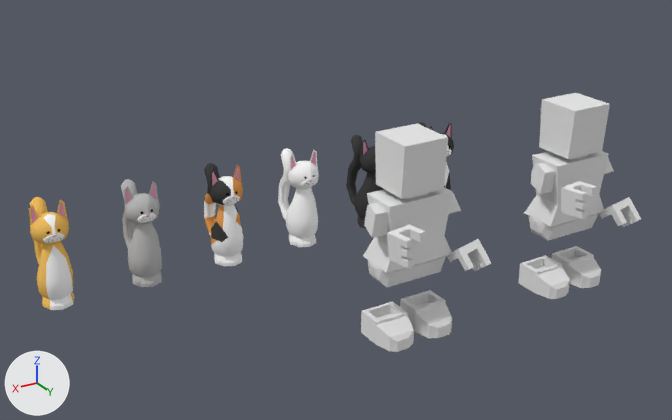
Two versions of the Blender file crops/tools/tools.blend, one commit apart.
Before and after are seen from a camera (50 mm lens) standing at (7.99, 7.52, 4.44) and looking at (2.37, -1.83, -0.24). The lights are fixed; the arrows at lower left show +X, +Y and +Z. The first picture is the older version.

Names of what the first picture shows: 'WateringCat_Black', 'WateringCat_Calico', 'WateringCat_Gray', 'WateringCat_Orange', 'WateringCat_White', 'player_base_Mesh.000', 'player_base_Mesh.042' and 1 more.
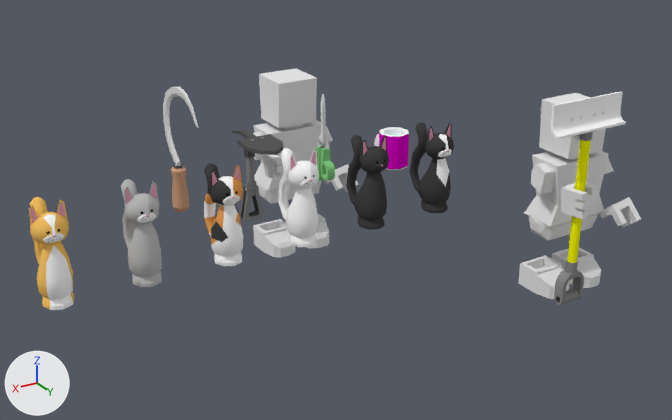
Commit message: Update blend files for tools (cosmetics update content)

Edits to the bpy script that builds the scene:
```text
Change ob_player_base_mesh_000:
    ob_player_base_mesh_000.location: (2.0, 0.0, 0.0) -> (2.0, -3.0, 0.0)
Add ob_coffee1:
    ob_coffee1 = bpy.data.objects.new('coffee1', me_coffee1)  # 136 vertices, 56 faces; spans x -0.293..0.135, y 0.004..0.539, z -0.189..0.311; in mat_base_cup (its picture is missing), mat_white (white #ffffff), mat_skyblue (pale blue #d8f8ff)
    ob_coffee1.location = (1.0, -3.0, 0.0)
Add ob_scissors:
    ob_scissors = bpy.data.objects.new('scissors', me_cube_001)  # 198 vertices, 162 faces; spans x -0.11..0.01, y -0.214..0.216, z -0.6..0.67; in mat_blank (green #87d384), mat_gray75 (light grey #e1e1e1), mat_gray25 (grey #898989), mat_gray50 (grey #bcbcbc); modifiers EDGE_SPLIT
    ob_scissors.location = (2.05, -2.79, 0.34)
Add ob_cube:
    ob_cube = bpy.data.objects.new('Cube', me_cube_022)  # 294 vertices, 239 faces; spans x -0.24..0.24, y -0.416..0.78, z -0.65..0.558; in mat_gray75 (light grey #e1e1e1), mat_gray25 (grey #898989), mat_gray10 (dark grey #595959), mat_black (black #000000); modifiers EDGE_SPLIT
    ob_cube.location = (3.0, -3.0, 0.0)
Add ob_sovietsickle:
    ob_sovietsickle = bpy.data.objects.new('sovietsickle', me_cube_023)  # 167 vertices, 150 faces; spans x -0.11..0.11, y -0.34..0.73, z -0.31..1.37; in mat_gray75 (light grey #e1e1e1), mat_brown (brown #cf9f7e), mat_gray10 (dark grey #595959); modifiers EDGE_SPLIT
    ob_sovietsickle.location = (4.0, -3.0, 0.0)
Add ob_cylinder:
    ob_cylinder = bpy.data.objects.new('Cylinder', me_cylinder_003)  # 264 vertices, 201 faces; spans x -0.55..0.55, y -0.09..0.09, z -1.37..1.32; in mat_yellow (yellow #ffff00), mat_white (white #ffffff), mat_gray75 (light grey #e1e1e1), mat_gray25 (grey #898989), mat_gray10 (dark grey #595959); modifiers EDGE_SPLIT
    ob_cylinder.location = (0.0, 0.0, 0.0)
```

Changed parts and their boxes [x1, y1, x2, y2] in the pictures (672 x 420 px):
'player_base_Mesh.000', moved
    before: [361, 124, 491, 352]
    after: [253, 69, 358, 258]
'Cylinder', added
    after: [551, 91, 626, 305]
    faces in mat_white (white #ffffff): [551, 91, 626, 139]
    faces in mat_yellow (yellow #ffff00): [567, 139, 591, 263]
    faces in mat_gray25 (grey #898989): [554, 131, 595, 305]
'Cube', added
    after: [232, 130, 283, 221]
    faces in mat_gray10 (dark grey #595959): [232, 130, 283, 218]
    faces in mat_gray25 (grey #898989): [240, 137, 264, 221]
'sovietsickle', added
    after: [163, 87, 198, 212]
    faces in mat_gray75 (light grey #e1e1e1): [163, 87, 198, 166]
    faces in mat_brown (brown #cf9f7e): [171, 166, 189, 212]
'coffee1', added
    after: [374, 127, 409, 170]
    faces in mat_base_cup (its picture is missing): [379, 130, 409, 169]
    faces in mat_white (white #ffffff): [374, 127, 409, 170]
'scissors', added
    after: [315, 94, 335, 181]
    faces in mat_blank (green #87d384): [315, 146, 335, 181]
    faces in mat_gray75 (light grey #e1e1e1): [317, 94, 329, 149]
'WateringCat_BlackWhite', unchanged, uncovered by the edit
    before: [418, 122, 454, 190]
    after: [409, 122, 454, 213]
